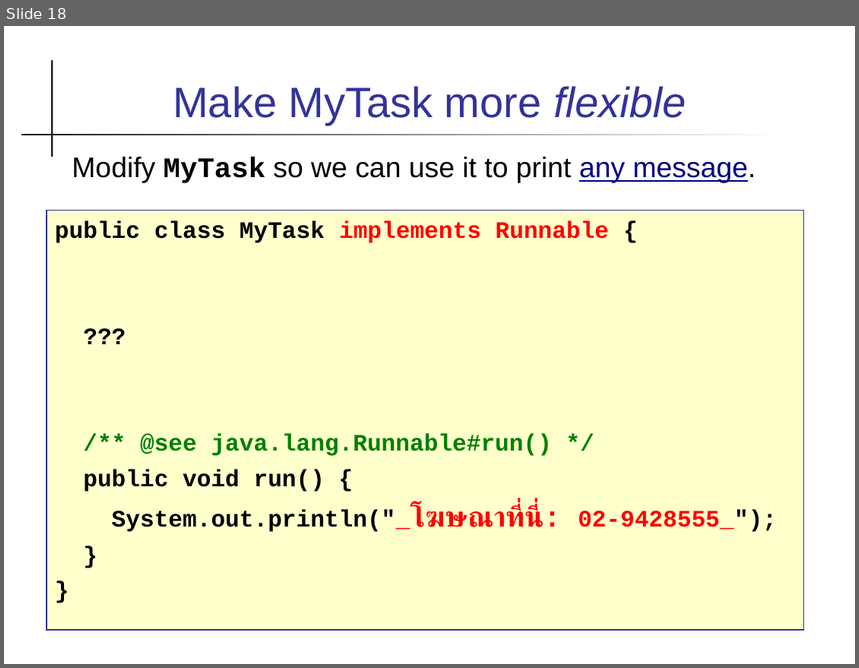
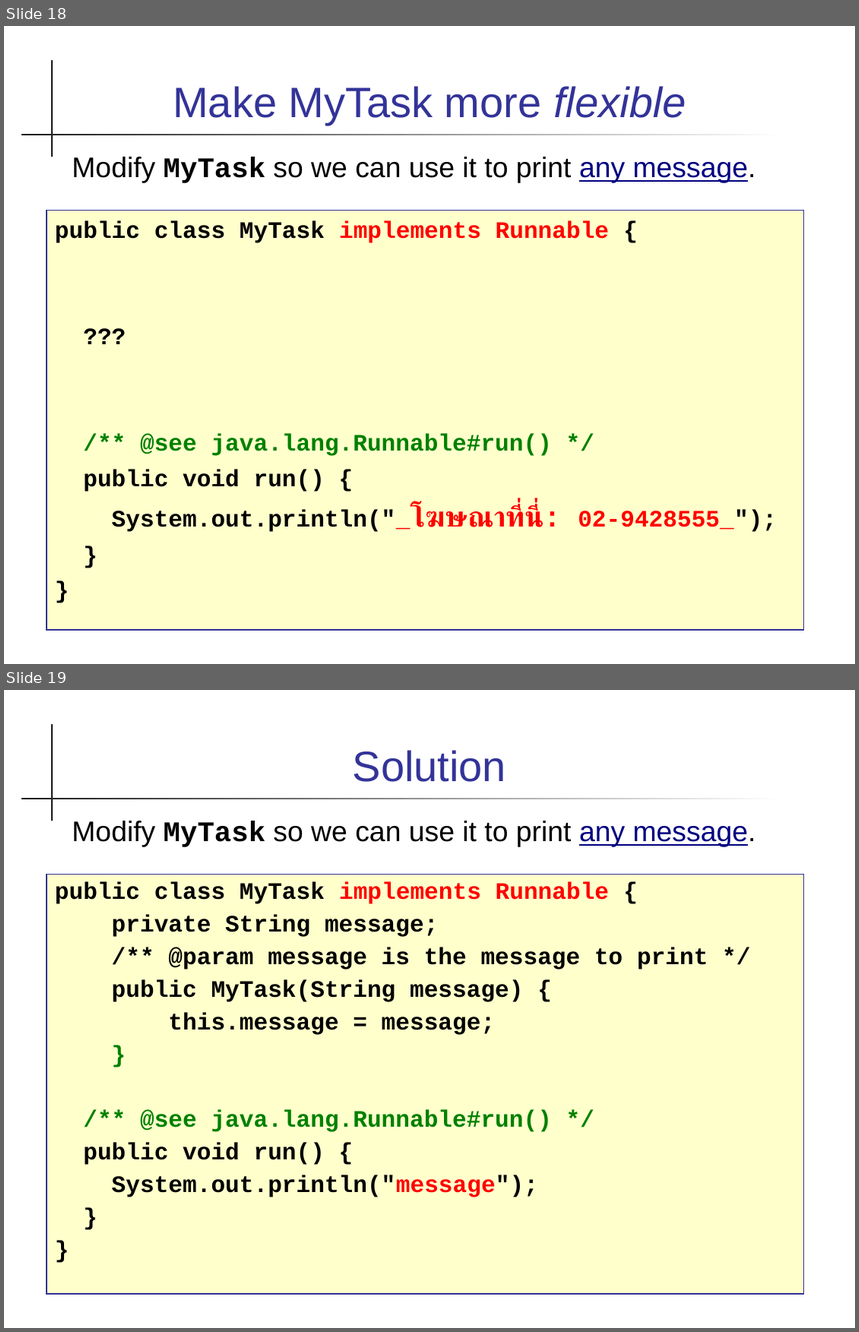
Before and after one commit to skeoop/skeoop.github.io, a slide deck: week2/1-Polymorphism.ppt. Shown one above the other, each under a label of ours: slide 18 before the commit, slides 18 and 19 after it. The pictures are 859x668 and 859x1332 pixels, drawn with LibreOffice and Linux fonts; fonts in the diff are those of the drawing. Boxes give left, top, right and bottom in pixels: in the first picture for what was removed or moved away, otherwise in the second. Text is boxed around its words. In the diff, an @@ line names an element or a change of style, - is before the commit and + after.

```diff
--- a/week2/1-Polymorphism.ppt
+++ b/week2/1-Polymorphism.ppt
@@ slide 19 added at (x1=4, y1=690, x2=855, y2=1328), background #FFFFFF; not listed: 2 template elements that a slide beside it also shows @@
@@ title added at (x1=353, y1=750, x2=506, y2=782), 36 pt, text #333399 @@
+Solution
@@ text added at (x1=72, y1=821, x2=756, y2=847), 24 pt, text #000000 @@
+Modify MyTask so we can use it to print any message.
@@ text added at (x1=47, y1=875, x2=804, y2=1294), fill #FFFFCC, outline #333399 0.74 pt, 20 pt, text #000000, bold @@
+public class MyTask implements Runnable {
+private String message;
+/** @param message is the message to print */
+public MyTask(String message) {
+this.message = message;
+}
+/** @see java.lang.Runnable#run() */
+public void run() {
+System.out.println("message");
+}
+}
```
Also in this commit, not shown: 4 other files.
